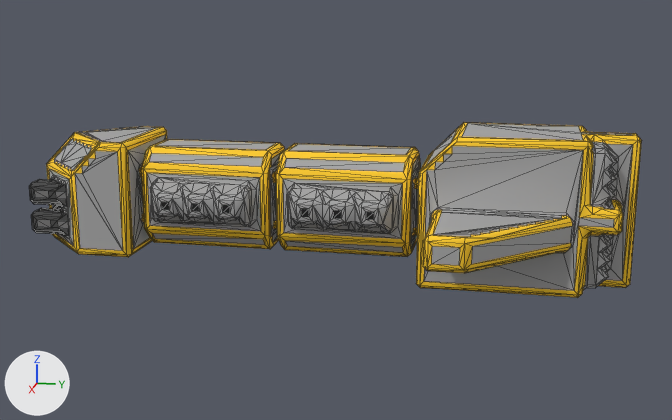
The OBJ model src/jsMain/resources/meshes/mechyrdia-3-kaiserswelt-class.obj, before and after one commit.
Before and after are seen from a 50 mm lens placed at (116.0, 24.9, 36.9), pointed at (0.1, 1.7, 7.9). The axes (+X, +Y, +Z) are drawn at lower left. The lights are the same throughout. Mesh edges are drawn as thin lines. Where no turn or scale is listed for an object, it has been applied to the vertices.

Objects in the first picture: 'mechyrdia-3-kaiserswelt-class'.
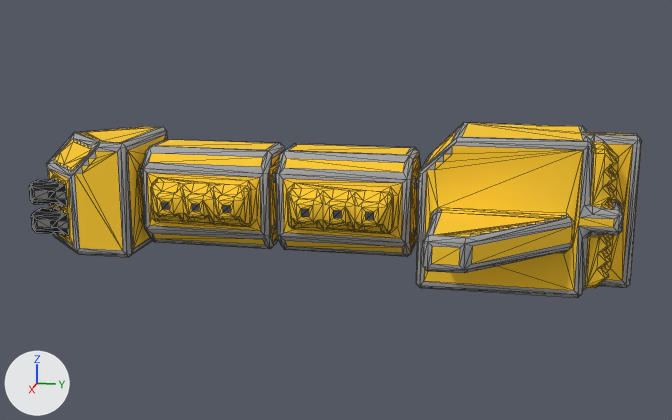
The newer file is also turned or shifted as a whole; pictures and numbers use the older file's frame.

Patch to the scene script:
```diff
--- a/src/jsMain/resources/meshes/mechyrdia-3-kaiserswelt-class.obj.py
+++ b/src/jsMain/resources/meshes/mechyrdia-3-kaiserswelt-class.obj.py
@@ me_mechyrdia_3_kaiserswelt_class @@
 # used by ob_mechyrdia_3_kaiserswelt_class; location = (0.0, 0.0, 0.0)
-me_mechyrdia_3_kaiserswelt_class.from_pydata(...)  # 1902 vertices, 3520 faces; spans x -18.5..18.5, y -39.0..39.0, z 0.0..19.0
+me_mechyrdia_3_kaiserswelt_class.from_pydata(...)  # 1905 vertices, 3521 faces; spans x -18.5..18.5, y -39.0..39.0, z 0.0..19.0
+# me_mechyrdia_3_kaiserswelt_class part 1: 2 vertices moved from x 3.7..4.5, y -35.5..-34.5, z 7.5..7.7 to x 3.5..4.0, y -35.5..-35.3, z 7.5..7.7; 5 vertices removed from x -4.8..4.8, y -37.5..-34.5, z 2.0..11.2; 7 vertices added at x -4.5..5.0, y -36.3..-34.3, z 3.7..11.5
+# me_mechyrdia_3_kaiserswelt_class part 2: 1 vertex moved from x 15.5, y 22.5, z 9.5 to x 17.0, y 21.0, z 9.5
+# me_mechyrdia_3_kaiserswelt_class part 3: 1 vertex added at x 6.0, y 14.5, z 16.0
+# me_mechyrdia_3_kaiserswelt_class part 4: 3159 kept faces spanning x -18.5..18.5, y -39.0..39.0, z 0.0..19.0 get new texture (UV) coordinates
 me_mechyrdia_3_kaiserswelt_class.materials.append(mat_mechyrdia_3_kaiserswelt_class)
```

Boxes [x1, y1, x2, y2] around the edits, measured in the pictures (672 x 420 px; the box of a moved part takes in the faces that stretch with it):
part 1 of me_mechyrdia_3_kaiserswelt_class, moved or reshaped
    before: [53, 205, 74, 251]
    after: [54, 179, 66, 237]
part 2 of me_mechyrdia_3_kaiserswelt_class, moved or reshaped
    both: [465, 217, 572, 243]
part 3 of me_mechyrdia_3_kaiserswelt_class, added
    after: [422, 138, 457, 170]
part 4 of me_mechyrdia_3_kaiserswelt_class, surface changed
    both: [29, 122, 642, 298]
